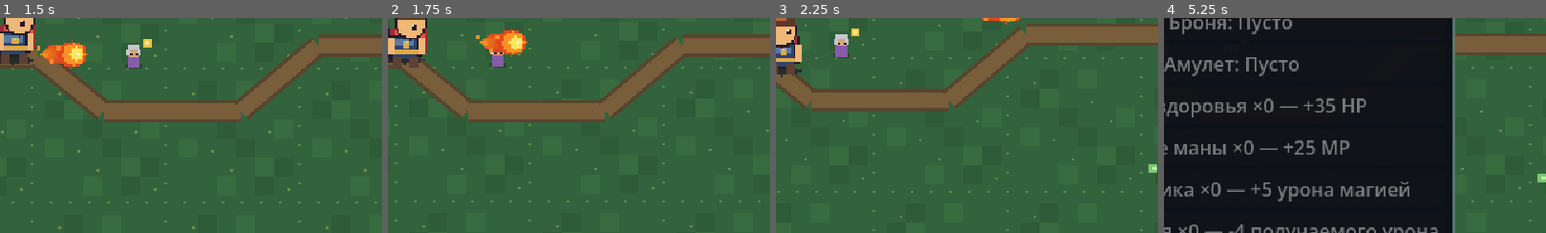
Above: before the commit, frames 1-4 (left to right).
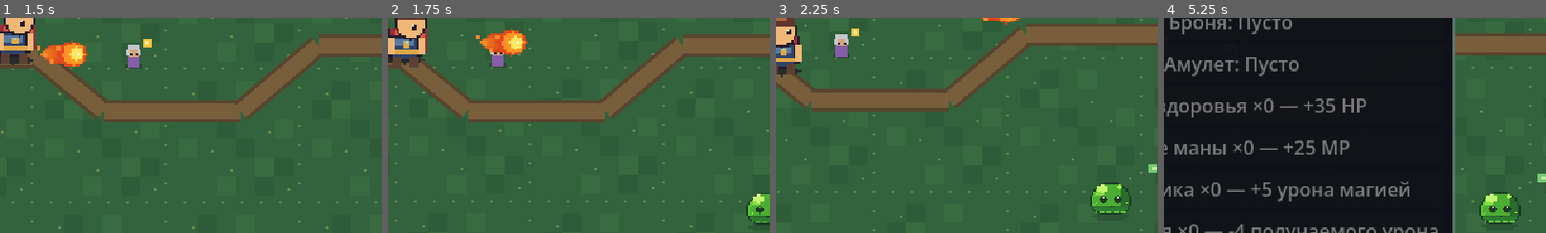
Above: after the commit, the same moments.

Repository: DoctorStrangeSH/Skyward-Tales
Game: Godot game, scene res://scenes/title_menu.tscn
Same seed, same stepped clock (60 frames per second), same inputs: the game is played once before the commit and once after it.
Inputs (mouse positions are % of the whole screen's width and height, from its top left):
- Up to frame 1 (1.5 s): click "Новая игра" at 0.5 s; tap Enter at 1.25 s; move the mouse to (72, 45) at 1.27 s; press the mouse at (72, 45) at 1.28 s; hold D (move_right) from 1.28 s (still down)
- Up to frame 2 (1.75 s): keep holding D (move_right)
- Up to frame 3 (2.25 s): move the mouse to (30, 55) at 2.02 s; release D (move_right) at 2.03 s; release the mouse at (30, 55) at 2.03 s; hold S (move_down) from 2.03 s (still down); tap E (interact) at 2.1 s
- Up to frame 4 (5.25 s): move the mouse to (60, 28) at 2.77 s; release S (move_down) at 2.78 s; hold D (move_right) 2.78-3.53 s; tap one key every 0.75 s from 2.85 s: I Q R 1; move the mouse to (45, 70) at 3.52 s; hold W (move_up) 3.53-4.28 s; click (45, 70) at 3.67 s; move the mouse to (80, 65) at 4.27 s; hold A (move_left) from 4.28 s (still down); move the mouse to (20, 35) at 5.02 s
The pictures show only the part of the screen within x 50-100%, y 40-90%; the shares and areas given below are measured in that part.

Frame 1 is identical in both runs. In frame 2, 0.7% of the frame differs, in the area x 93-100%, y 81-97%; in frame 3, 1.1%; in frame 4, 1.2%, in the area x 82-94%, y 80-96%.
Error before the commit: Parse Error: Identifier "base_visual_tint" not declared in the current scope. (res://scripts/enemy.gd:35)

Commit message:
fix: complete wolf pounce configuration and base enemy attack model

Diff:
--- a/scripts/enemy.gd
+++ b/scripts/enemy.gd
@@ -42,6 +42,21 @@
 @export var return_tolerance: float = 6.0
 @export var retreat_health_ratio: float = 0.25
 @export var leash_distance: float = 320.0
+
+## Configurable melee attack values. Zero windup/lunge keeps the classic contact attack.
+enum AttackState { NONE, WINDUP, LUNGE }
+@export var attack_damage: int = 7
+@export var attack_range: float = 18.0
+@export var attack_cooldown_duration: float = 1.1
+@export var attack_windup_duration: float = 0.0
+@export var attack_lunge_duration: float = 0.0
+@export var attack_lunge_speed: float = 0.0
+@export var attack_hit_radius: float = 18.0
+@export var base_visual_tint: Color = Color.WHITE
+var attack_state: AttackState = AttackState.NONE
+var attack_timer: float = 0.0
+var attack_direction: Vector2 = Vector2.ZERO
+var attack_has_hit: bool = false
 
 var home_position: Vector2
 var brain_state: BrainState = BrainState.IDLE
@@ -90,20 +105,26 @@
 	attack_cooldown = maxf(0.0, attack_cooldown - delta)
 	var player := get_tree().get_first_node_in_group("player") as Node2D
 	if player == null or not player.is_physics_processing():
+		_cancel_special_attack()
 		velocity = Vector2.ZERO
 		visual.set_moving(false)
 		return
 	var offset: Vector2 = player.global_position - global_position
 	var distance_to_player: float = offset.length()
 	_choose_state(distance_to_player)
+	if _update_special_attack(delta, player):
+		return
 	var desired: Vector2 = Vector2.ZERO
 	match brain_state:
 		BrainState.CHASE:
-			if distance_to_player > 18.0:
+			if distance_to_player > attack_range:
 				desired = offset.normalized()
 			elif attack_cooldown <= 0.0 and player.has_method("take_damage"):
-				player.take_damage(7)
-				attack_cooldown = 1.1
+				if attack_windup_duration > 0.0 or attack_lunge_duration > 0.0:
+					_start_special_attack(offset.normalized())
+				else:
+					player.take_damage(attack_damage)
+					attack_cooldown = attack_cooldown_duration
 		BrainState.RETREAT:
 			desired = -offset.normalized() if distance_to_player < give_up_radius else Vector2.ZERO
 		BrainState.RETURN:
@@ -122,6 +143,55 @@
 		velocity = Vector2.ZERO
 		visual.set_moving(false)
 
+func _start_special_attack(direction: Vector2) -> void:
+	attack_direction = direction.normalized()
+	attack_has_hit = false
+	attack_state = AttackState.WINDUP if attack_windup_duration > 0.0 else AttackState.LUNGE
+	attack_timer = attack_windup_duration if attack_state == AttackState.WINDUP else attack_lunge_duration
+	velocity = Vector2.ZERO
+	visual.set_moving(false)
+	visual.modulate = Color(1.0, 0.58, 0.34) if attack_state == AttackState.WINDUP else Color(1.0, 0.88, 0.62)
+
+func _cancel_special_attack() -> void:
+	attack_state = AttackState.NONE
+	attack_timer = 0.0
+	attack_has_hit = false
+	if visual != null:
+		visual.modulate = base_visual_tint
+
+func _update_special_attack(delta: float, player: Node2D) -> bool:
+	if attack_state == AttackState.NONE:
+		return false
+	if brain_state != BrainState.CHASE:
+		_cancel_special_attack()
+		return false
+	if attack_state == AttackState.WINDUP:
+		attack_timer = maxf(0.0, attack_timer - delta)
+		velocity = Vector2.ZERO
+		visual.set_moving(false)
+		if attack_timer <= 0.0:
+			attack_state = AttackState.LUNGE
+			attack_timer = attack_lunge_duration
+			visual.modulate = Color(1.0, 0.88, 0.62)
+		return true
+	if attack_state == AttackState.LUNGE:
+		velocity = attack_direction * attack_lunge_speed * slow_factor
+		visual.set_direction_vector(attack_direction)
+		visual.set_moving(true)
+		move_and_slide()
+		if not attack_has_hit and player.has_method("take_damage") and global_position.distance_to(player.global_position) <= attack_hit_radius:
+			player.take_damage(attack_damage)
+			attack_has_hit = true
+		attack_timer = maxf(0.0, attack_timer - delta)
+		if attack_timer <= 0.0:
+			attack_state = AttackState.NONE
+			attack_cooldown = attack_cooldown_duration
+			velocity = Vector2.ZERO
+			visual.set_moving(false)
+			visual.modulate = base_visual_tint
+		return true
+	return false
+
 func apply_slow(multiplier: float, duration: float) -> void:
 	slow_factor = minf(slow_factor, clampf(multiplier, 0.1, 1.0))
 	slow_time_left = maxf(slow_time_left, duration)
--- a/scripts/forest_wolf.gd
+++ b/scripts/forest_wolf.gd
@@ -7,7 +7,13 @@
 	xp_reward = 24
 	detection_radius = 220.0
 	give_up_radius = 310.0
+	attack_damage = 12
+	attack_range = 74.0
+	attack_cooldown_duration = 1.8
+	attack_windup_duration = 0.42
+	attack_lunge_duration = 0.22
+	attack_lunge_speed = 270.0
+	attack_hit_radius = 20.0
+	# Temporary tint distinguishes the wolf until its dedicated atlas is ready.
+	base_visual_tint = Color(0.78, 0.88, 0.72)
 	super._ready()
-	# Placeholder tint until a dedicated eight-direction wolf atlas is authored.
-	if visual != null:
-		visual.modulate = Color(0.78, 0.88, 0.72)
